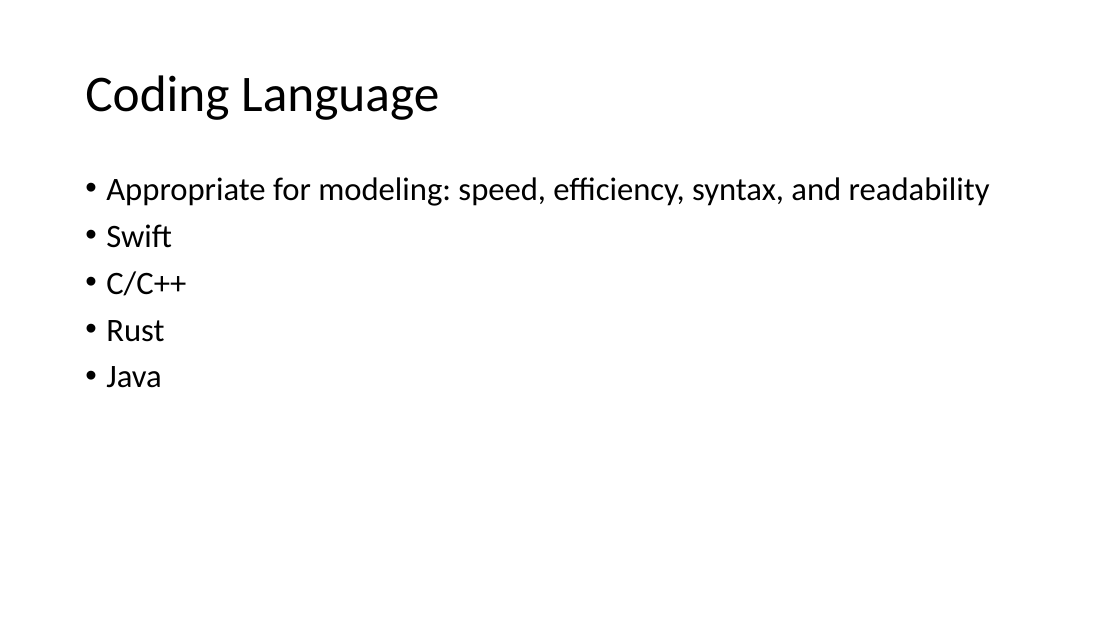
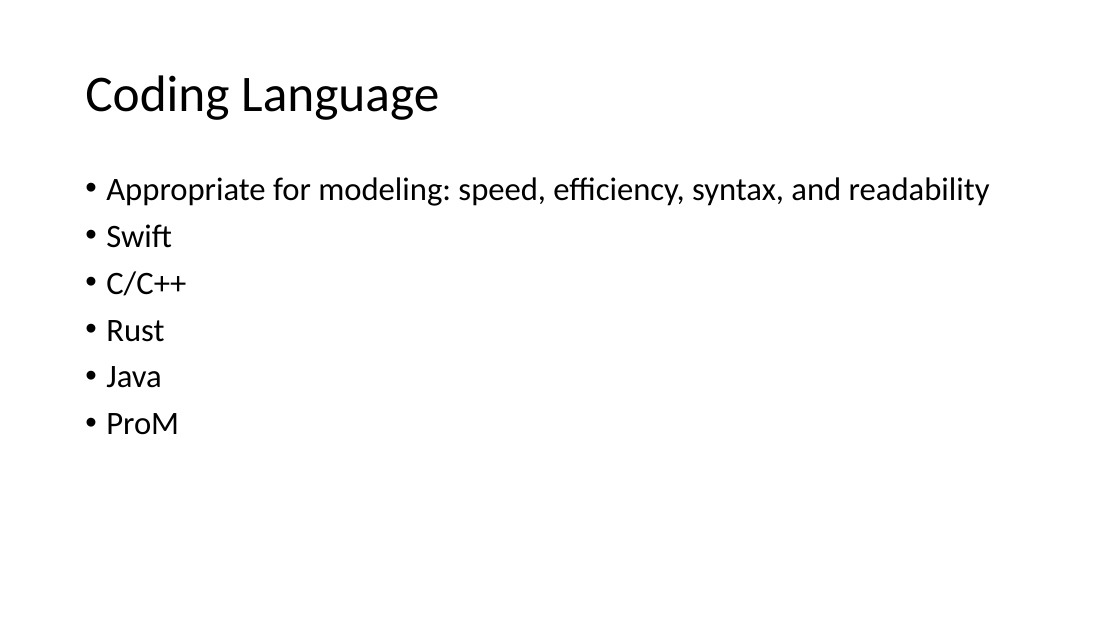
Before and after one commit to kensekense/unige-spring-2020, a slide deck: slide 21 of presentation2_CSAmodeling.pptx (slide 20 before the commit). Drawn at 1120x630 pixels with LibreOffice and Linux fonts; fonts in the diff are those of the drawing. Boxes give left, top, right and bottom in pixels: in the first picture for what was removed or moved away, otherwise in the second. Text is boxed around its words. In the diff, an @@ line names an element or a change of style, - is before the commit and + after.

```diff
--- a/presentation2_CSAmodeling.pptx
+++ b/presentation2_CSAmodeling.pptx
@@ text at (x1=106, y1=413, x2=179, y2=435): paragraph added @@
+• ProM
```
Also in this commit, not shown: 1 slide added.
